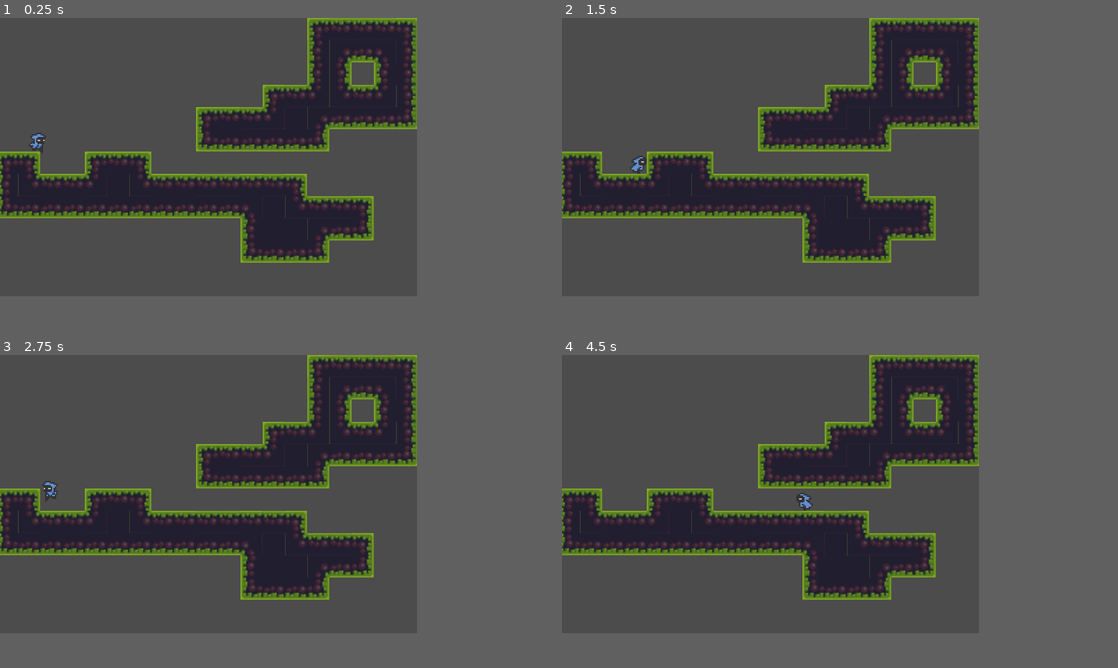
Above: before the commit, frames 1-4 (two rows, left to right).
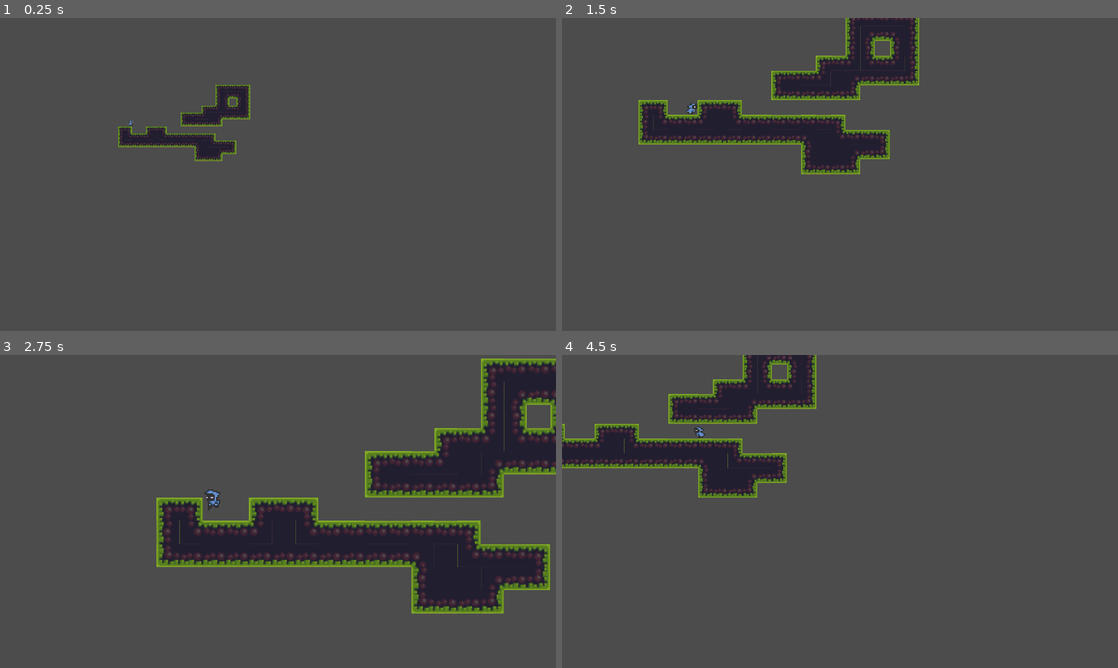
Above: after the commit, the same moments.

Repository: RealNesara/Platformer
Game: Godot game, scene res://Scenes/World.tscn
Two runs of this game, one before a commit and one after it. Both use one fixed random seed, a clock stepped at 60 frames per second and the inputs below. The project has no main scene, so this scene is started directly.
Inputs:
- Up to frame 1 (0.25 s): no input
- Up to frame 2 (1.5 s): hold D (right) from 0.53 s (still down); tap Z (zoom, bound only after the commit) at 0.6, 1.35 s; tap Space (jump) at 0.77 s
- Up to frame 3 (2.75 s): tap Space (jump) at 1.52 s; release D (right) at 2.03 s; hold A (left) from 2.03 s (still down); tap Z (zoom, bound only after the commit) at 2.1 s
- Up to frame 4 (4.5 s): release A (left) at 2.78 s; hold D (right) 2.78-4.28 s; tap Z (zoom, bound only after the commit) at 2.85, 3.6, 4.35 s; tap Space (jump) at 3.02, 3.77 s; hold A (left) from 4.28 s (still down)
In our replay, the window is 600x400 before the commit and 800x450 after it. These sizes can differ from the game's own. Grey fills any space a smaller window leaves; there, only what the larger window draws over its background counts as a difference.

The runs differ from the first frame. In frame 1, 24% of the frame differs, in the area x 0-75%, y 0-79%; in frame 2, 27%; in frame 3, 37%, in the area x 0-100%, y 0-83%; in frame 4, 31%.

Commit message:
Video number 5 zoom of the camara
This video I did the zooming in and out from the player to the whole world.

Diff:
--- /dev/null
+++ b/Scenes/Camera2D.gd
@@ -0,0 +1,31 @@
+extends Camera2D
+
+var target = null
+var zoomed = false
+var center = Vector2.ZERO
+
+# Declare member variables here. Examples:
+# var a = 2
+# var b = "text"
+
+
+# Called when the node enters the scene tree for the first time.
+func _ready():
+	center = get_viewport_rect(). size/2
+
+func _process(delta):
+	if Input. is_action_just_pressed("zoom"):
+		if zoomed:
+			target = null
+			zoomed = false
+		else:
+			target = owner.get_node("Player")
+			zoomed = true
+
+	if zoomed:
+		zoom = zoom.move_toward(Vector2(0.3,0.3), 0.03)
+		position = position.move_toward(target.global_position,70)
+
+	else:
+		zoom = zoom.move_toward(Vector2(1,1),0.03)
+		position = position.move_toward(center,70)
--- a/Scenes/World.tscn
+++ b/Scenes/World.tscn
@@ -1,7 +1,8 @@
-[gd_scene load_steps=23 format=2]
+[gd_scene load_steps=24 format=2]
 
 [ext_resource path="res://Scenes/Player.tscn" type="PackedScene" id=1]
 [ext_resource path="res://Sprites/tileset.png" type="Texture" id=2]
+[ext_resource path="res://Scenes/Camera2D.gd" type="Script" id=3]
 
 [sub_resource type="RectangleShape2D" id=1]
 extents = Vector2( 238, 10 )
@@ -211,3 +212,8 @@
 cell_size = Vector2( 16, 16 )
 format = 1
 tile_data = PoolIntArray( 14, 0, 0, 15, 0, 131076, 16, 0, 131076, 17, 0, 131076, 18, 0, 2, 65550, 0, 65541, 65551, 0, 3 …(1295 unchanged characters)…
+
+[node name="Camera2D" type="Camera2D" parent="."]
+current = true
+smoothing_enabled = true
+script = ExtResource( 3 )
--- a/project.godot
+++ b/project.godot
@@ -15,10 +15,10 @@
 
 [display]
 
-window/size/width=300
-window/size/height=200
-window/size/test_width=1200
-window/size/test_height=800
+window/size/width=1280
+window/size/height=720
+window/size/test_width=1280
+window/size/test_height=720
 window/stretch/mode="2d"
 window/stretch/aspect="keep"
 
@@ -40,6 +40,12 @@
 "deadzone": 0.5,
 "events": [ Object(InputEventKey,"resource_local_to_scene":false,"resource_name":"","device":0,"alt":false,"shift":false,"control":false,"meta":false,"command":false,"pressed":false,"scancode":32,"physical_scancode":0,"unicode":0,"echo":false,"script":null)
 , Object(InputEventKey,"resource_local_to_scene":false,"resource_name":"","device":0,"alt":false,"shift":false,"control":false,"meta":false,"command":false,"pressed":false,"scancode":16777232,"physical_scancode":0,"unicode":0,"echo":false,"script":null)
+, Object(InputEventKey,"resource_local_to_scene":false,"resource_name":"","device":0,"alt":false,"shift":false,"control":false,"meta":false,"command":false,"pressed":false,"scancode":87,"physical_scancode":0,"unicode":0,"echo":false,"script":null)
+ ]
+}
+zoom={
+"deadzone": 0.5,
+"events": [ Object(InputEventKey,"resource_local_to_scene":false,"resource_name":"","device":0,"alt":false,"shift":false,"control":false,"meta":false,"command":false,"pressed":false,"scancode":90,"physical_scancode":0,"unicode":0,"echo":false,"script":null)
  ]
 }
 
